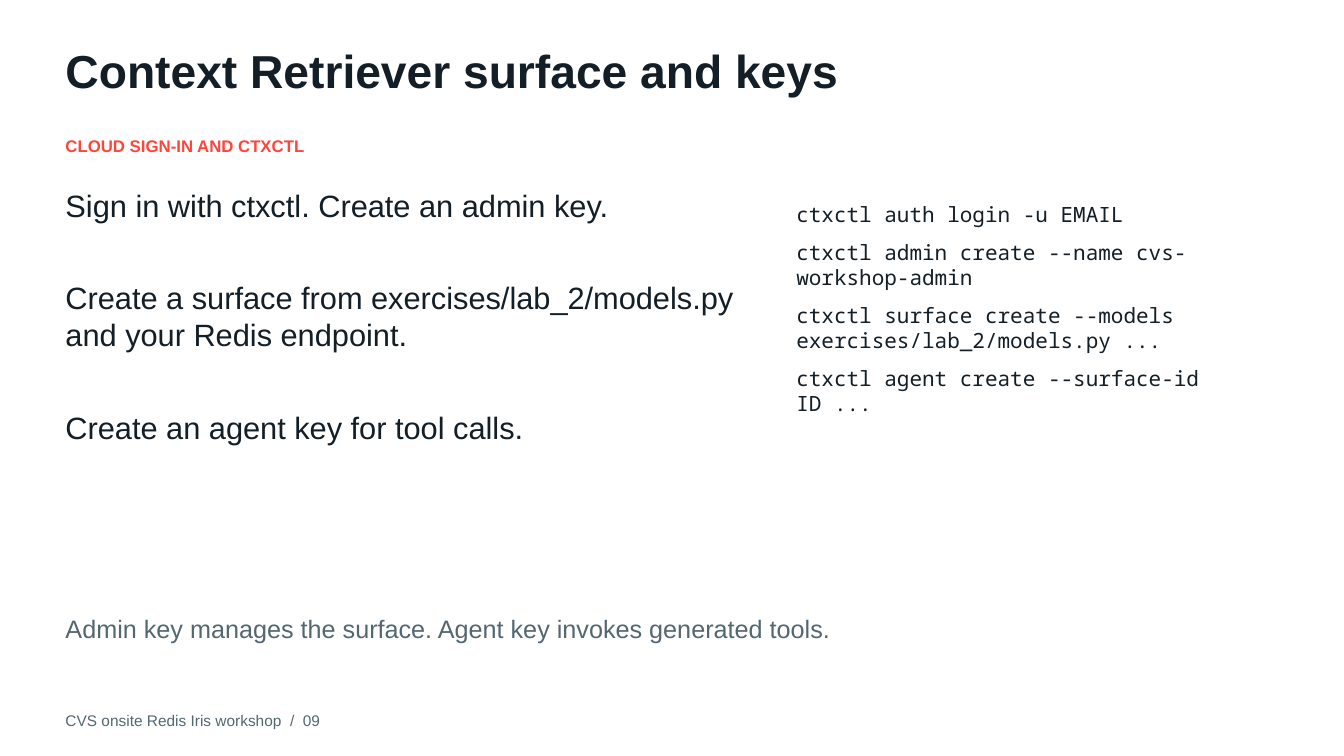
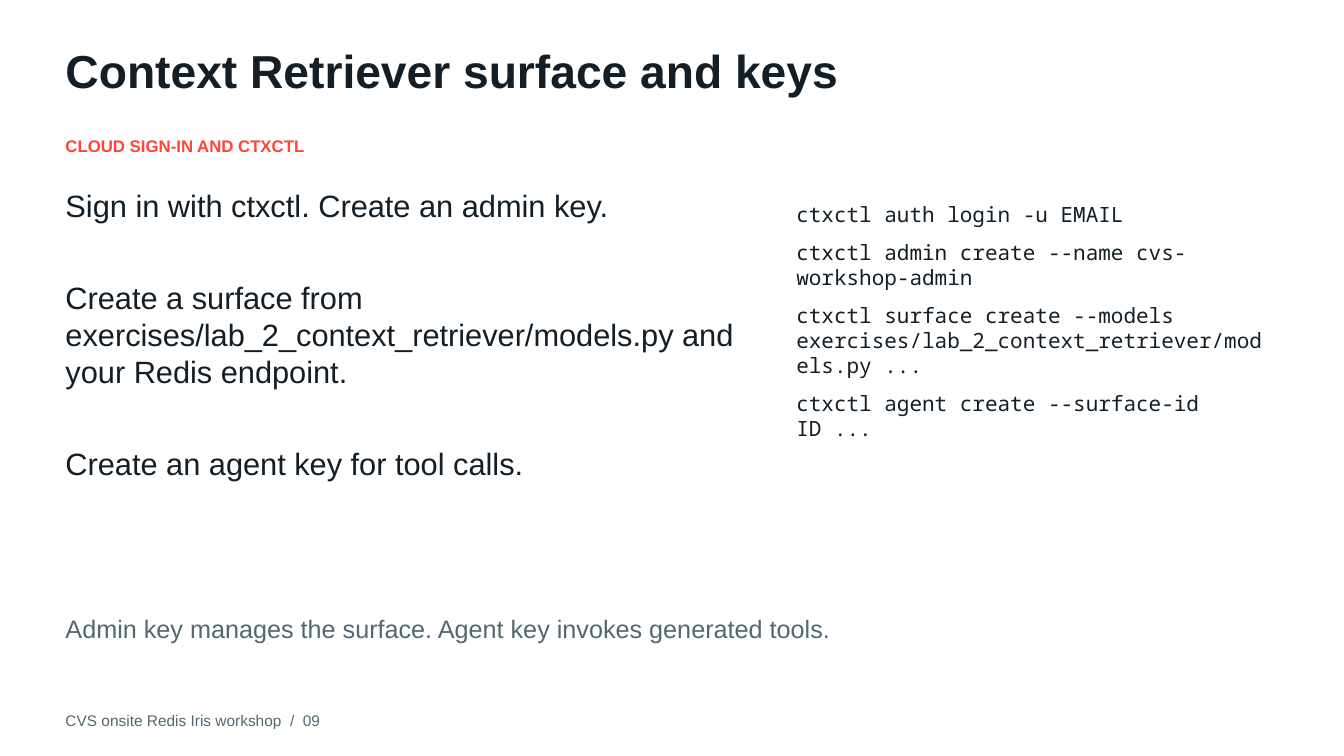
Before and after one commit to justin-cechmanek/iris-workshop-october-15, a slide deck: slide 9 of slides/cvs-redis-iris-workshop.pptx. Drawn at 1344x756 pixels with LibreOffice and Linux fonts; fonts in the diff are those of the drawing. Boxes give left, top, right and bottom in pixels: in the first picture for what was removed or moved away, otherwise in the second. Text is boxed around its words. In the diff, an @@ line names an element or a change of style, - is before the commit and + after.

Commit message:
updates exercise path names

```diff
--- a/slides/cvs-redis-iris-workshop.pptx
+++ b/slides/cvs-redis-iris-workshop.pptx
@@ text at bbox=[65, 286, 733, 389]: text changed @@
-Create a surface from exercises/lab_2/models.py and your Redis endpoint.
+Create a surface from exercises/lab_2_context_retriever/models.py and your Redis endpoint.
@@ text at bbox=[796, 307, 1262, 378]: text changed @@
-ctxctl surface create --models exercises/lab_2/models.py ...
+ctxctl surface create --models exercises/lab_2_context_retriever/models.py ...
```
Also in this commit, not shown: 2 other slides changed, 19 other files.
